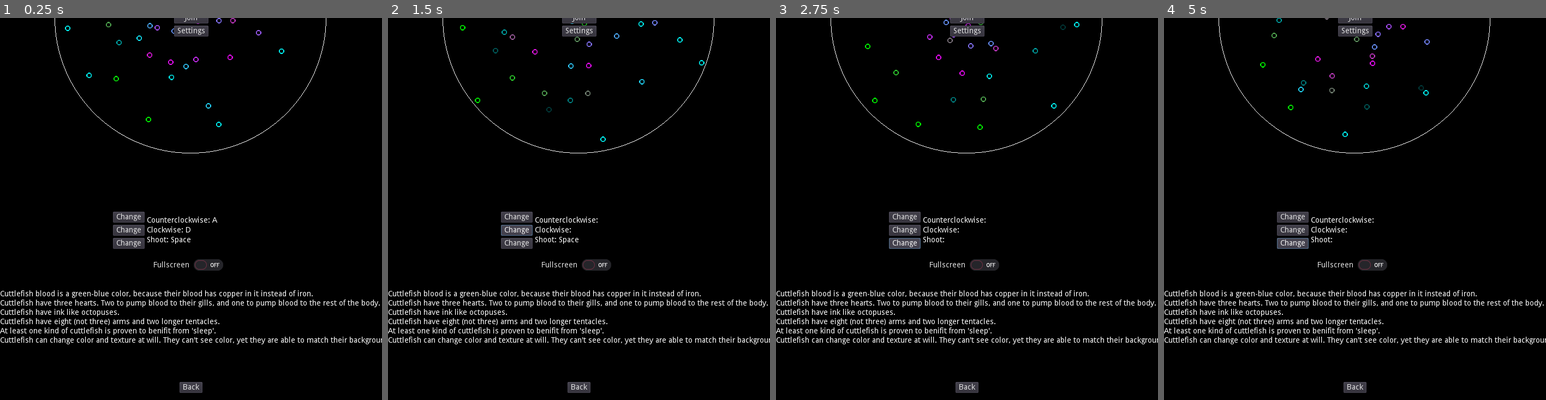
Above: before the commit, frames 1-4 (left to right).
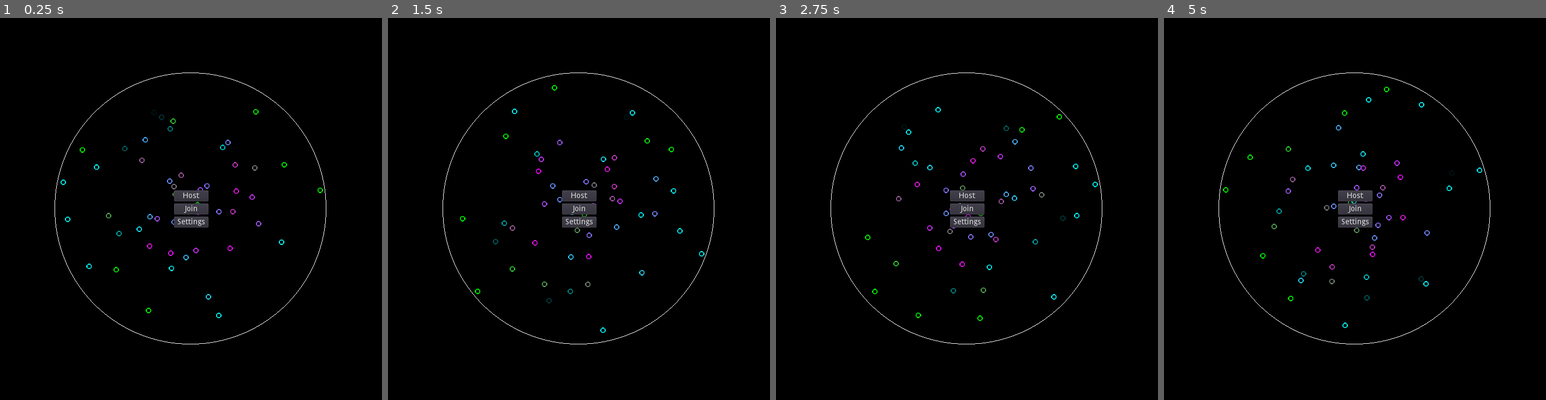
Above: after the commit, the same moments.

Repository: the-alex-g/NetworkedSquidGame
Game: Godot game, scene res://PlayerIntegration/Lobby/Lobby.tscn
Same seed, same stepped clock (60 frames per second), same inputs: the game is played once before the commit and once after it.
Inputs (mouse positions are in pixels of both pictures, inside the frame that each line leads up to):
- Up to frame 1 (0.25 s): no input
- Up to frame 2 (1.5 s): click (517, 216) at 0.5 s, where only the run before the commit has a clickable "Change"; click (517, 231) at 1.25 s, where only the run before the commit has a clickable "Change"
- Up to frame 3 (2.75 s): click (905, 243) at 2 s, where only the run before the commit has a clickable "Change"
- Up to frame 4 (5 s): click (1293, 216) at 2.75 s, where only the run before the commit has a clickable "Change"; click (1293, 231) at 3.5 s, where only the run before the commit has a clickable "Change"; click (1293, 243) at 4.25 s, where only the run before the commit has a clickable "Change"

The runs differ from the first frame. In frame 1, 6.3% of the frame differs, in the area x 0-100%, y 0-99%; in frame 2, 6.3%; in frame 3, 6.2%; in frame 4, 6.3%.

Commit message:
Make camera return to start during ready

Diff:
--- a/project/PlayerIntegration/Lobby/Lobby.gd
+++ b/project/PlayerIntegration/Lobby/Lobby.gd
@@ -6,6 +6,7 @@
 var _input_change = Inputchange.NONE
 
 func _ready():
+	$Camera2D.position = Vector2.ZERO
 	_error = get_tree().connect("connected_to_server", self, "_connected_to_server")
 	_error = get_tree().connect("connection_failed", self, "_connection_failed")
 	_error = get_tree().connect("network_peer_connected", self, "_player_connected")
